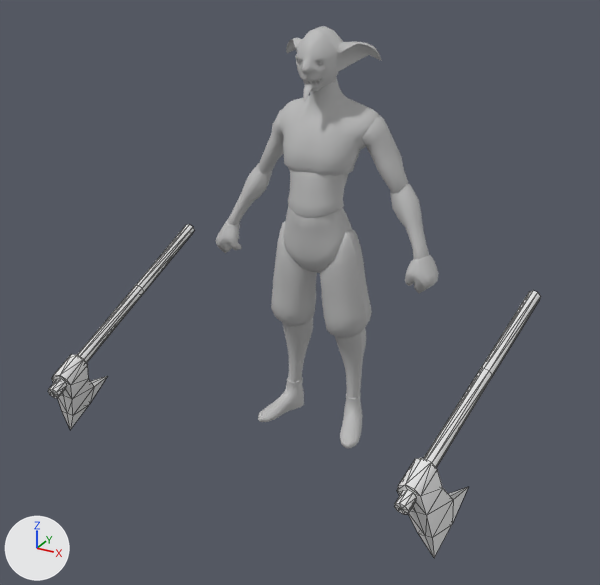
Before and after pictures for a commit that changed the Blender file Controllers/Fight_Characters/BihEnemyRig/BigEnemyRig.blend.
Camera for both pictures: a 50 mm camera at (0.879, -1.684, 1.211) aimed at (0.044, -0.166, 0.452). Every picture has the same lights, and +X, +Y and +Z are marked at lower left. The first picture is the older version. Mesh edges are drawn as thin lines on the coarser meshes.

Before the edit, the objects in view are built like this:
```python
me_axe = bpy.data.meshes.new('Axe')
me_axe.from_pydata(...)  # 124 vertices, 114 faces; spans x -0.182..0.03, y -0.026..0.026, z -0.157..0.519
me_axe.materials.append(mat_weaponmat)  # white #e7e7e7
me_axe_001 = bpy.data.meshes.new('Axe.001')
me_axe_001.from_pydata(...)  # 124 vertices, 114 faces; spans x -0.182..0.03, y -0.026..0.026, z -0.157..0.519
me_axe_001.materials.append(mat_weaponmat)  # white #e7e7e7
me_mesh_034 = bpy.data.meshes.new('Mesh.034')
me_mesh_034.from_pydata(...)  # 2469 vertices, 2672 faces; spans x -0.305..0.305, y -0.074..0.1, z 0.001..1.012
# faces by material slot: [950, 1482, 240]
me_mesh_034.materials.append(mat_clothing)  # its picture is missing
me_mesh_034.materials.append(mat_goblinbody)  # its picture is missing
me_mesh_034.materials.append(mat_goblineyes)  # grey #bcbcbc
ob_c_goblinwaist = bpy.data.objects.new('C_GoblinWaist', me_mesh_034)
ob_c_goblinwaist.location = (0.0, 0.0, 0.0)
ob_z_axe = bpy.data.objects.new('Z_Axe', me_axe)
ob_z_axe.location = (0.483, 0.009, 0.369)
ob_z_axe.rotation_euler = (0.593, -1.933, 0.851)  # degrees (34, -111, 49)
ob_z_axe_001 = bpy.data.objects.new('Z_Axe.001', me_axe_001)
ob_z_axe_001.location = (-0.483, 0.009, 0.369)
ob_z_axe_001.rotation_euler = (2.548, -1.209, -0.851)  # degrees (146, -69, -49)
```
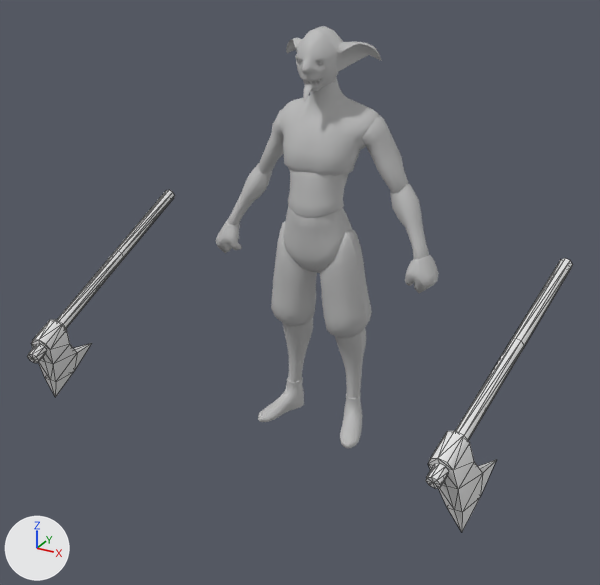
Changed parts and their boxes (x1, y1, x2, y2) in the pictures (600 x 585 px):
'Z_Axe', moved, turned: before (395, 291, 540, 558); after (426, 258, 573, 532)
'Z_Axe.001', moved, turned: before (48, 224, 194, 430); after (27, 190, 175, 397)

What changed in the scene script:
```text
Change ob_z_axe:
    ob_z_axe.location: (0.483, 0.009, 0.369) -> (0.544, 0.009, 0.459)
    ob_z_axe.rotation_euler: (0.593, -1.933, 0.851) -> (0.43, -1.932, 1.009)  # degrees (34, -111, 49) -> degrees (25, -111, 58)
Change ob_z_axe_001:
    ob_z_axe_001.location: (-0.483, 0.009, 0.369) -> (-0.544, 0.009, 0.459)
    ob_z_axe_001.rotation_euler: (2.548, -1.209, -0.851) -> (-0.43, -1.932, 2.132)  # degrees (146, -69, -49) -> degrees (-25, -111, 122)
```
